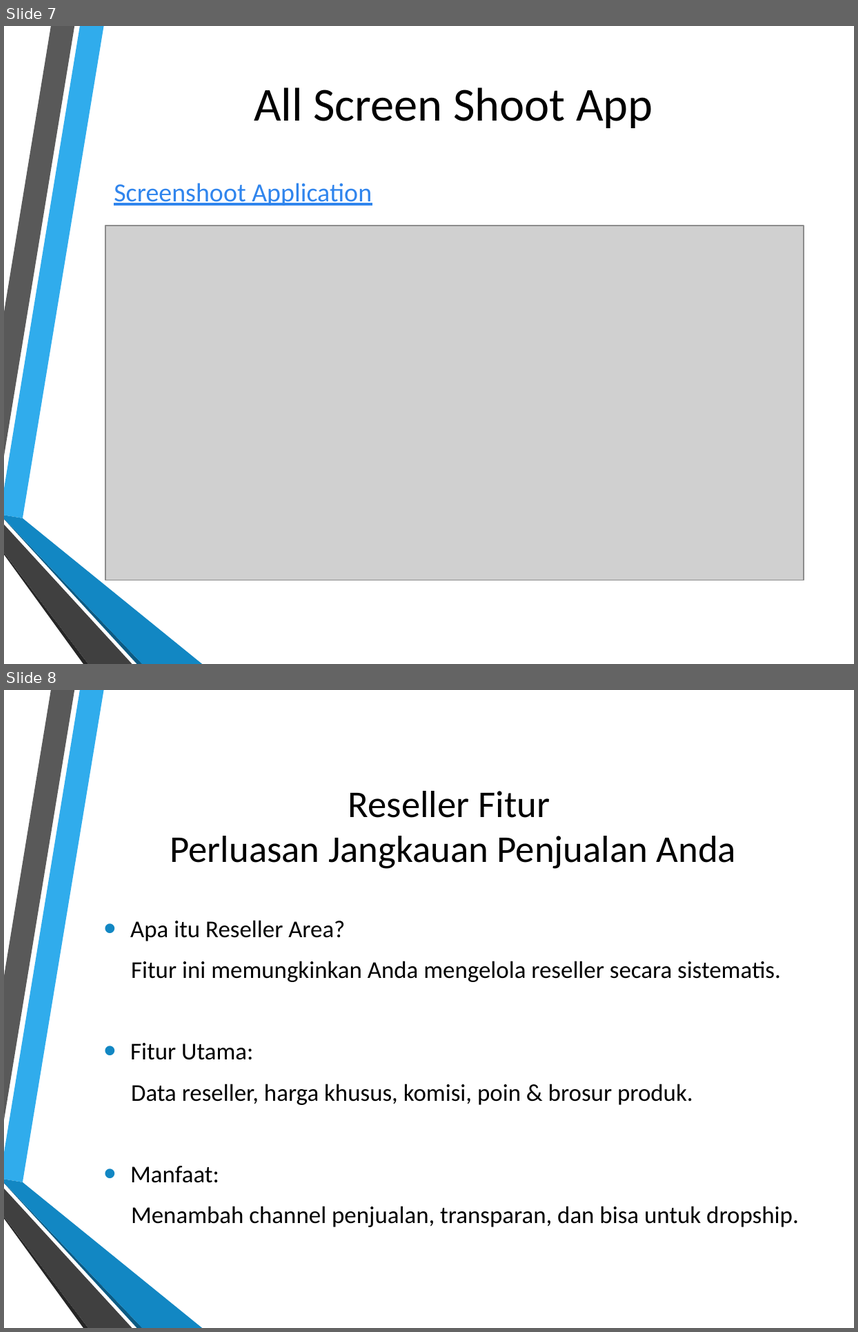
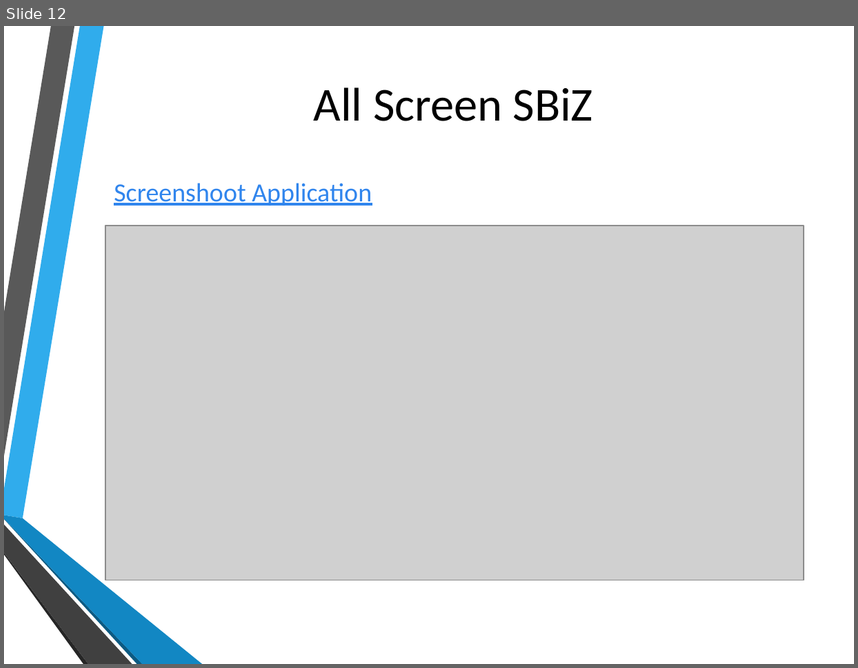
Before and after one commit to dendie851/sbiz-php, a slide deck: presentation/slide-presentation.pptx. Shown one above the other, each under a label of ours: slides 7 and 8 before the commit, slide 12 after it. The pictures are 858x1332 and 858x668 pixels, drawn with LibreOffice and Linux fonts; fonts in the diff are those of the drawing; grey boxes stand for pictures; background and template pictures are left out. Boxes give left, top, right and bottom in pixels: in the first picture for what was removed or moved away, otherwise in the second. Text is boxed around its words. In the diff, an @@ line names an element or a change of style, - is before the commit and + after.

```diff
--- a/presentation/slide-presentation.pptx
+++ b/presentation/slide-presentation.pptx
@@ slide 8 removed at [4, 690, 854, 1328], background picture (left out); not listed: 6 template elements that a slide beside it also shows @@
@@ title removed at [170, 791, 736, 869] @@
-Reseller Fitur
-Perluasan Jangkauan Penjualan Anda
@@ text removed at [130, 920, 799, 1227] @@
-• Apa itu Reseller Area?
-Fitur ini memungkinkan Anda mengelola reseller secara sistematis.
-• Fitur Utama:
-Data reseller, harga khusus, komisi, poin & brosur produk.
-• Manfaat:
-Menambah channel penjualan, transparan, dan bisa untuk dropship.
@@ what was slide 7 is now slide 12 @@
@@ slide 12 changed as well @@
@@ title at [314, 87, 593, 121]: text changed @@
-All Screen Shoot App
+All Screen SBiZ
```
Also in this commit, not shown: 8 other slides changed, 4 slides added, 3 other slides removed, 3 other files.
